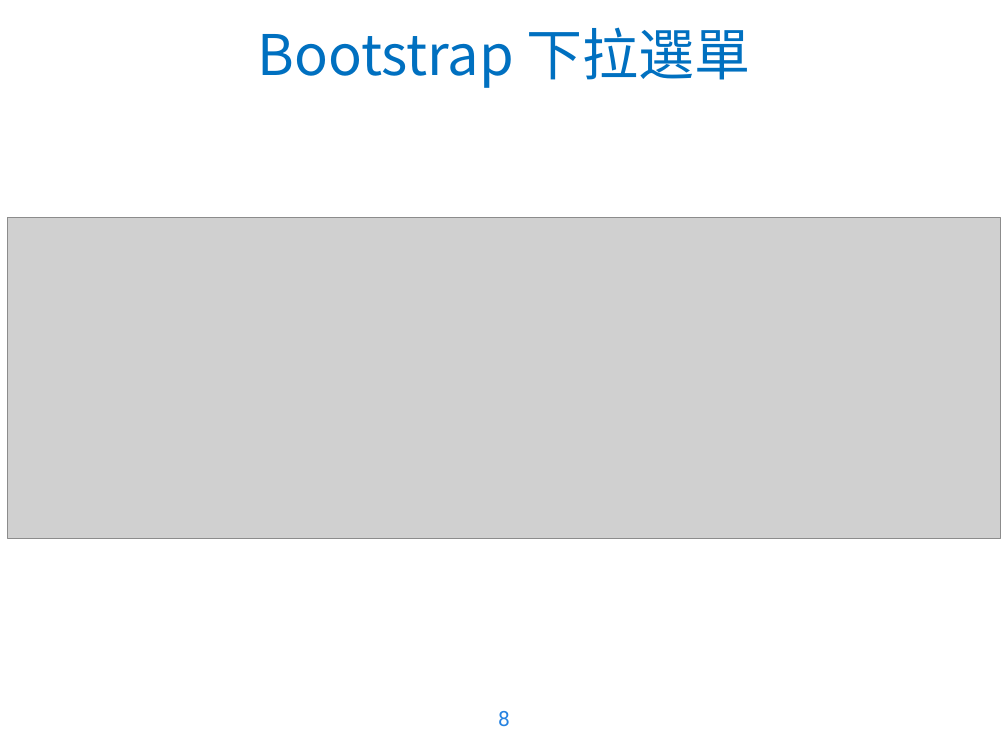
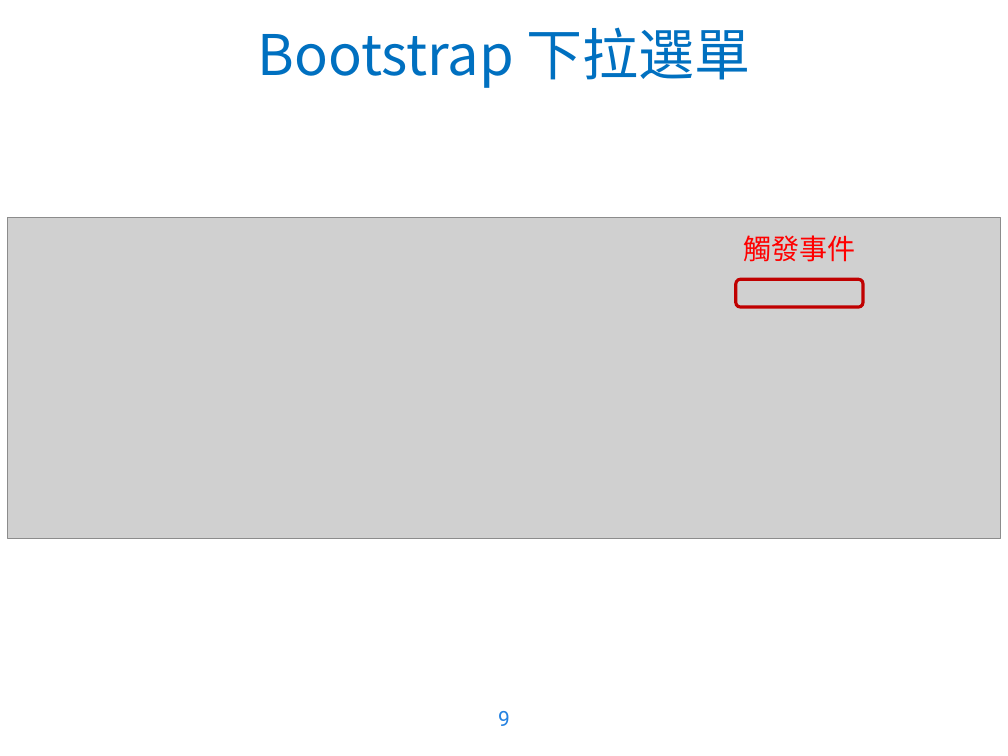
Before and after one commit to WaRTanKE7/WebClubData, a slide deck: slide 9 of 教學簡報/Bootstrap 4.pptx (slide 8 before the commit). Drawn at 1008x756 pixels with LibreOffice and Linux fonts; fonts in the diff are those of the drawing; grey boxes stand for pictures; background and template pictures are left out. Boxes give left, top, right and bottom in pixels: in the first picture for what was removed or moved away, otherwise in the second. Text is boxed around its words. In the diff, an @@ line names an element or a change of style, - is before the commit and + after.

```diff
--- a/教學簡報/Bootstrap 4.pptx
+++ b/教學簡報/Bootstrap 4.pptx
@@ text added at [743,235,855,262], 20 pt, text #FF0000 @@
+觸發事件
@@ rounded rectangle added at [736,279,863,307], outline #C00000 2.25 pt @@
@@ page number at [498,711,510,726]: text changed @@
-8
+9
```
Also in this commit, not shown: 1 other slide changed, 6 slides added, 5 other files.
